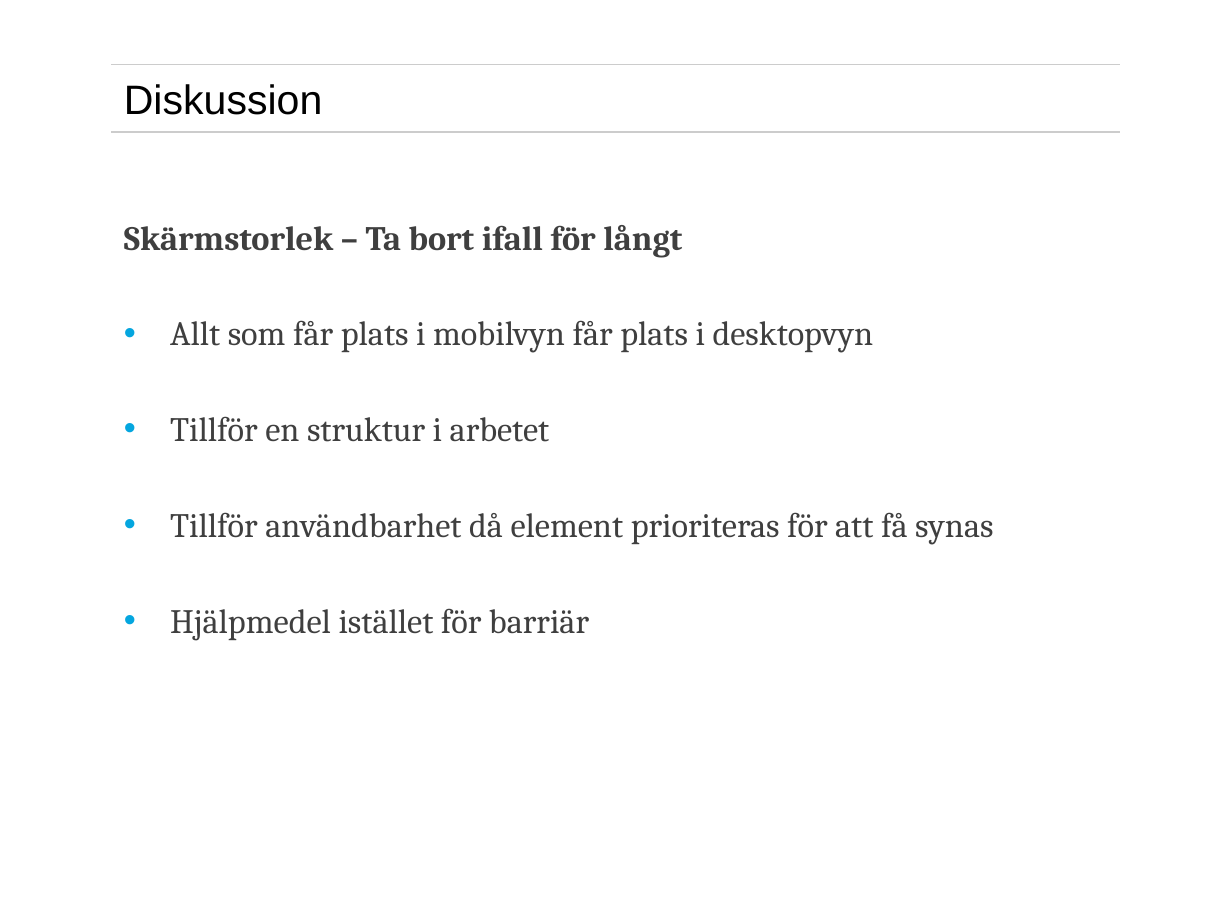
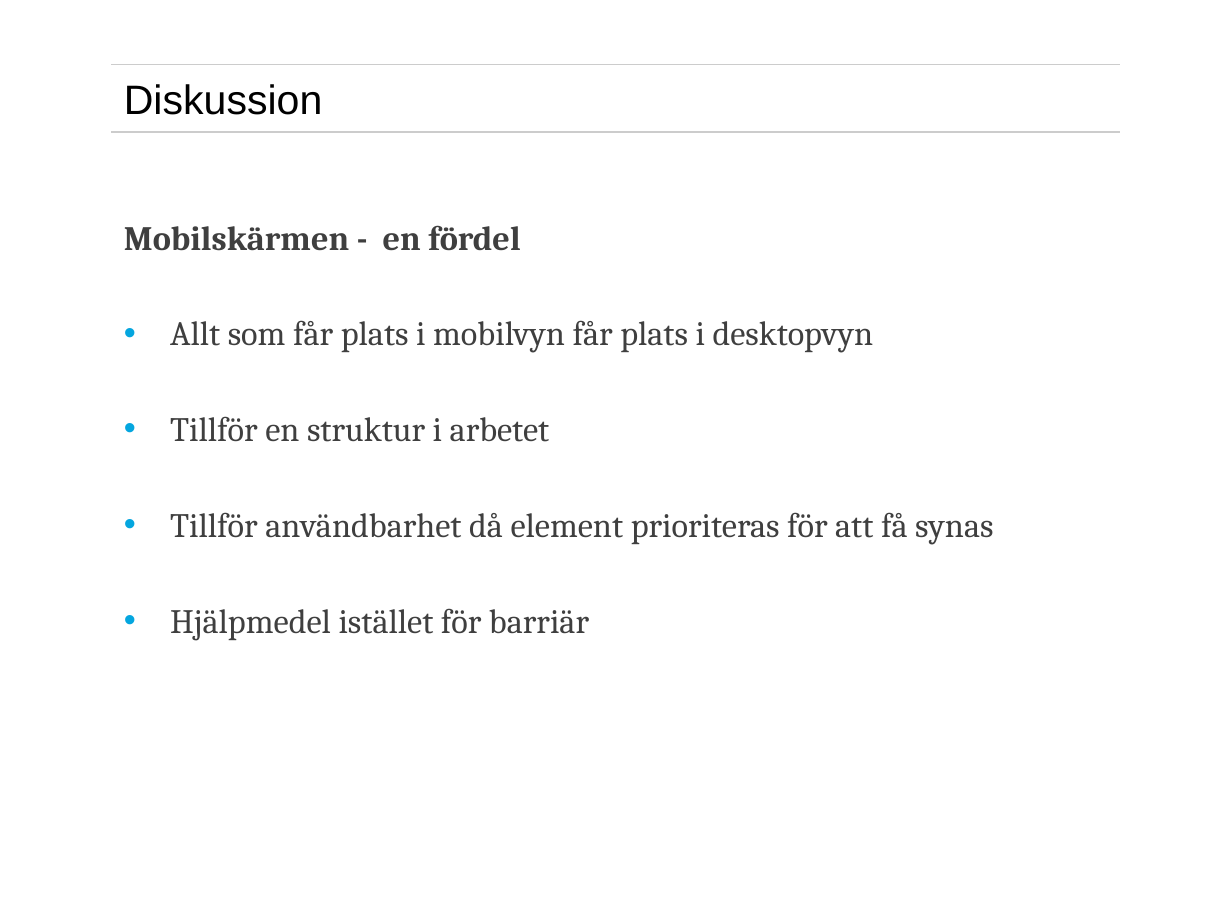
Before and after one commit to eduardocastaneda/exjobb, a slide deck: slide 38 of presentation/exjobbspresentationrecover.pptx. Drawn at 1232x924 pixels with LibreOffice and Linux fonts; fonts in the diff are those of the drawing; background and template pictures are left out. Boxes give left, top, right and bottom in pixels: in the first picture for what was removed or moved away, otherwise in the second. Text is boxed around its words. In the diff, an @@ line names an element or a change of style, - is before the commit and + after.

```diff
--- a/presentation/exjobbspresentationrecover.pptx
+++ b/presentation/exjobbspresentationrecover.pptx
@@ text at (124, 225, 520, 251): text changed @@
-Skärmstorlek – Ta bort ifall för långt
+Mobilskärmen - en fördel
```
Also in this commit, not shown: 18 other slides changed, 7 other files.
